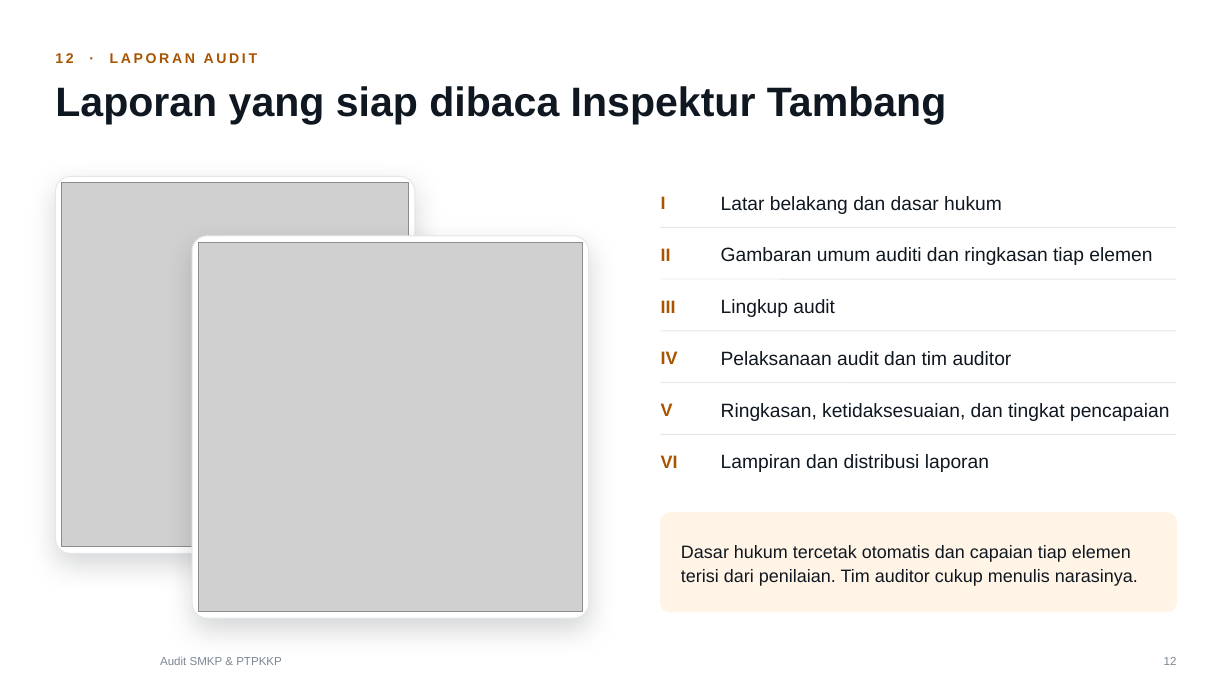
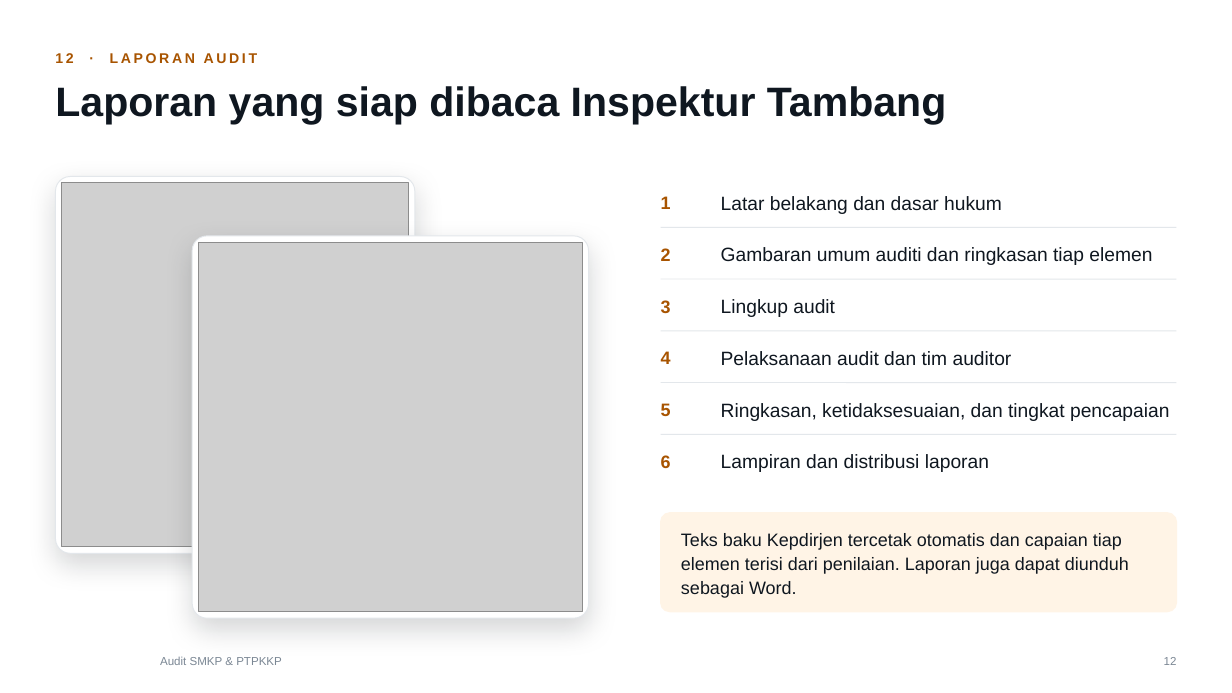
Before and after one commit to ozuby24/EQOHSEE, a slide deck: slide 12 of docs/jual/smkp/Promosi-Audit-SMKP-PTPKKP-EQOHSEE.pptx. Drawn at 1232x693 pixels with LibreOffice and Linux fonts; fonts in the diff are those of the drawing; grey boxes stand for pictures; background and template pictures are left out. Boxes give left, top, right and bottom in pixels: in the first picture for what was removed or moved away, otherwise in the second. Text is boxed around its words. In the diff, an @@ line names an element or a change of style, - is before the commit and + after.

```diff
--- a/docs/jual/smkp/Promosi-Audit-SMKP-PTPKKP-EQOHSEE.pptx
+++ b/docs/jual/smkp/Promosi-Audit-SMKP-PTPKKP-EQOHSEE.pptx
@@ text at (661, 196, 671, 209): text changed @@
-I
+1
@@ text at (661, 248, 671, 261): text changed @@
-II
+2
@@ text at (661, 300, 671, 314): text changed @@
-III
+3
@@ text at (661, 351, 671, 364): text changed @@
-IV
+4
@@ text at (661, 403, 671, 416): text changed @@
-V
+5
@@ text at (661, 455, 671, 468): text changed @@
-VI
+6
@@ text at (681, 533, 1129, 598): text changed @@
-Dasar hukum tercetak otomatis dan capaian tiap elemen terisi dari penilaian. Tim auditor cukup menulis narasinya.
+Teks baku Kepdirjen tercetak otomatis dan capaian tiap elemen terisi dari penilaian. Laporan juga dapat diunduh sebagai Word.
```
Also in this commit, not shown: 12 other slides changed, 1 slide added, 1 slide removed, 2 other files.
